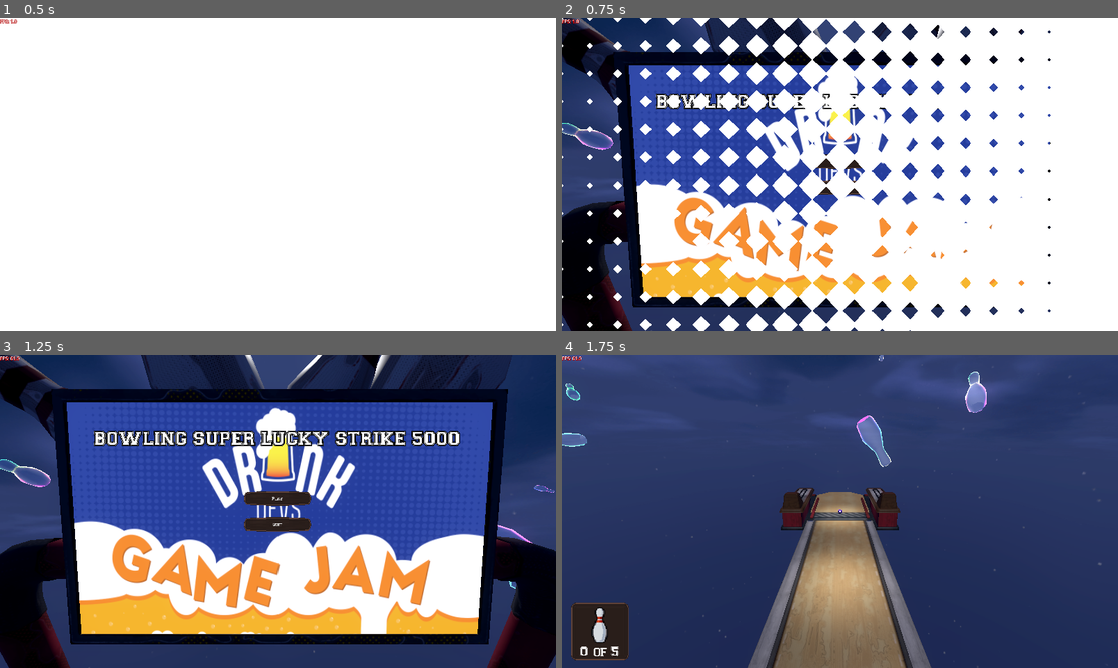
Above: before the commit, frames 1-4 (two rows, left to right).
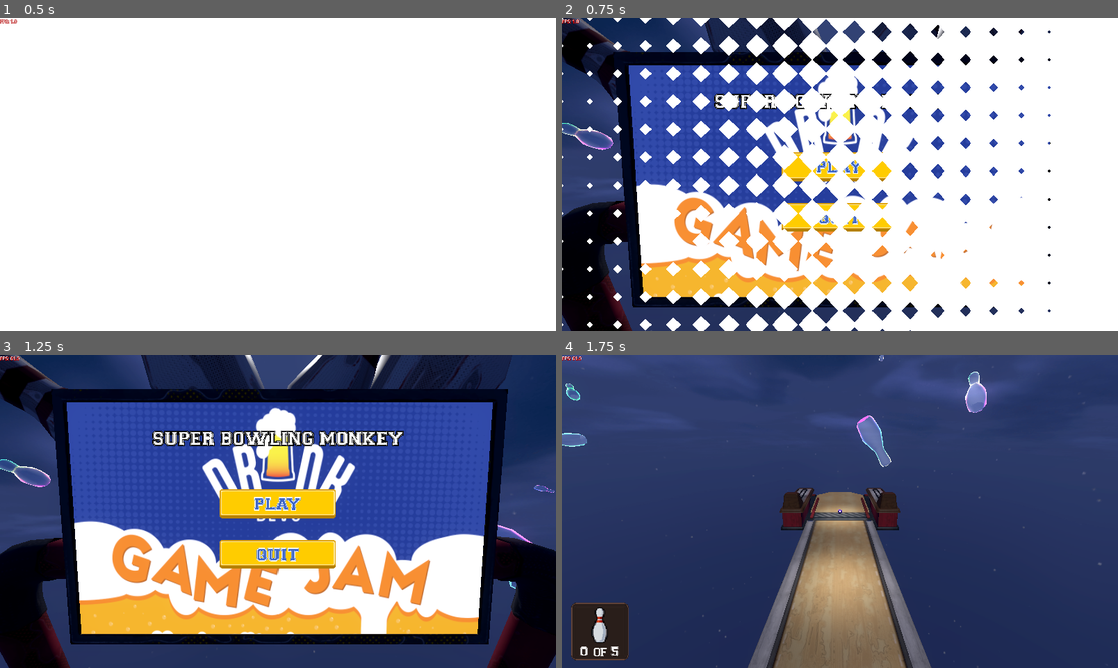
Above: after the commit, the same moments.

Repository: Cami-Cat/Dink-2026
Game: Godot game, scene res://Scenes/Core/GameCore/game_core.tscn
Two runs of this game, one before a commit and one after it. Both use one fixed random seed, a clock stepped at 60 frames per second and the inputs below. Sound files missing from this copy of the repository are replaced by a short silence.
Inputs (mouse positions are in pixels of both pictures, inside the frame that each line leads up to):
- Up to frame 1 (0.5 s): no input
- Up to frame 2 (0.75 s): tap Enter at 0.5 s; move the mouse to (962, 158) at 0.52 s; click (962, 158) at 0.6 s
- Up to frame 3 (1.25 s): no input
- Up to frame 4 (1.75 s): click "Play" (after the commit: "PLAY") at 1.25 s

Frame 1 is identical in both runs. In frame 2, 2.1% of the frame differs, in the area x 16-63%, y 24-69%; in frame 3, 6.7%, in the area x 16-83%, y 24-69%; in frame 4, nothing differs.

Commit message:
added drag tutorial

Diff:
--- a/Assets/Themes/Default.tres
+++ b/Assets/Themes/Default.tres
@@ -3,10 +3,20 @@
 [ext_resource type="FontFile" uid="uid://b7ul0wble7grr" path="res://Assets/Fonts/varsity_regular.ttf" id="1_qjduq"]
 [ext_resource type="StyleBox" uid="uid://3na6sgghdcma" path="res://Assets/Themes/style_box_textured_hovered.tres" id="2_ongpu"]
 [ext_resource type="StyleBox" uid="uid://w55skukmxr1f" path="res://Assets/Themes/style_box_textured_normal.tres" id="3_mkp3d"]
+[ext_resource type="StyleBox" uid="uid://7ewn350gtq6d" path="res://Assets/Themes/style_box_textured_pressed.tres" id="4_mkp3d"]
 
 [resource]
+Button/colors/font_color = Color(0.2418, 0.40325996, 0.78, 1)
+Button/colors/font_hover_color = Color(0.29639998, 0.44147998, 0.78, 1)
+Button/colors/font_hover_pressed_color = Color(0.20279999, 0.37595993, 0.78, 1)
+Button/colors/font_outline_color = Color(1, 1, 1, 1)
+Button/colors/font_pressed_color = Color(0.20392157, 0.3764706, 0.78039217, 1)
+Button/colors/icon_disabled_color = Color(1, 1, 1, 0.4)
+Button/constants/outline_size = 4
+Button/font_sizes/font_size = 64
 Button/fonts/font = ExtResource("1_qjduq")
 Button/styles/hover = ExtResource("2_ongpu")
 Button/styles/normal = ExtResource("3_mkp3d")
+Button/styles/pressed = ExtResource("4_mkp3d")
 Label/fonts/font = ExtResource("1_qjduq")
 RichTextLabel/fonts/normal_font = ExtResource("1_qjduq")
--- a/Assets/Themes/style_box_textured_hovered.tres
+++ b/Assets/Themes/style_box_textured_hovered.tres
@@ -1,6 +1,6 @@
 [gd_resource type="StyleBoxTexture" format=3 uid="uid://3na6sgghdcma"]
 
-[ext_resource type="Texture2D" uid="uid://bouuh5dsowx3w" path="res://Assets/Sprites/T_Brown_Rounded_9Rect.png" id="1_rjj71"]
+[ext_resource type="Texture2D" uid="uid://bvvyscv05hpub" path="res://Assets/Sprites/button_square_depth_flat.png" id="1_rjj71"]
 
 [resource]
 texture = ExtResource("1_rjj71")
--- a/Assets/Themes/style_box_textured_normal.tres
+++ b/Assets/Themes/style_box_textured_normal.tres
@@ -1,6 +1,6 @@
 [gd_resource type="StyleBoxTexture" format=3 uid="uid://w55skukmxr1f"]
 
-[ext_resource type="Texture2D" uid="uid://bouuh5dsowx3w" path="res://Assets/Sprites/T_Brown_Rounded_9Rect.png" id="1_wxd6i"]
+[ext_resource type="Texture2D" uid="uid://bvvyscv05hpub" path="res://Assets/Sprites/button_square_depth_flat.png" id="1_wxd6i"]
 
 [resource]
 texture = ExtResource("1_wxd6i")
--- /dev/null
+++ b/Assets/Themes/style_box_textured_pressed.tres
@@ -0,0 +1,11 @@
+[gd_resource type="StyleBoxTexture" format=3 uid="uid://7ewn350gtq6d"]
+
+[ext_resource type="Texture2D" uid="uid://bvvyscv05hpub" path="res://Assets/Sprites/button_square_depth_flat.png" id="1_lm2ru"]
+
+[resource]
+texture = ExtResource("1_lm2ru")
+texture_margin_left = 10.0
+texture_margin_top = 10.0
+texture_margin_right = 10.0
+texture_margin_bottom = 10.0
+modulate_color = Color(0.8, 0.8, 0.8, 1)
--- a/Scenes/BaseScene/scene_base_3d.tscn
+++ b/Scenes/BaseScene/scene_base_3d.tscn
@@ -29,13 +29,13 @@
 [ext_resource type="PackedScene" uid="uid://doiuexinwftmg" path="res://Scenes/Level/Objects/barrier.tscn" id="26_m675f"]
 [ext_resource type="PackedScene" uid="uid://c8nd7k5ttugqr" path="res://Scenes/Level/floating_pin.tscn" id="28_e2yef"]
 
+[sub_resource type="BoxShape3D" id="BoxShape3D_e2yef"]
+size = Vector3(76, 9.345, 1.595)
+
 [sub_resource type="BoxShape3D" id="BoxShape3D_7u8y2"]
 size = Vector3(76, 9.345, 1.595)
 
 [sub_resource type="BoxShape3D" id="BoxShape3D_db7i8"]
-size = Vector3(76, 9.345, 1.595)
-
-[sub_resource type="BoxShape3D" id="BoxShape3D_y52jt"]
 size = Vector3(76, 9.345, 1.595)
 
 [sub_resource type="BoxShape3D" id="BoxShape3D_htquy"]
@@ -53,11 +53,14 @@
 material = SubResource("StandardMaterial3D_usqqe")
 size = Vector2(10, 10)
 
+[sub_resource type="BoxShape3D" id="BoxShape3D_y52jt"]
+size = Vector3(10, 9.345, 1.595)
+
 [sub_resource type="BoxShape3D" id="BoxShape3D_wmubx"]
-size = Vector3(10, 9.345, 1.595)
+size = Vector3(500, 1, 500)
 
 [sub_resource type="BoxShape3D" id="BoxShape3D_76s2b"]
-size = Vector3(500, 1, 500)
+size = Vector3(500, 100, 1)
 
 [sub_resource type="BoxShape3D" id="BoxShape3D_pywqh"]
 size = Vector3(500, 100, 1)
@@ -66,9 +69,6 @@
 size = Vector3(500, 100, 1)
 
 [sub_resource type="BoxShape3D" id="BoxShape3D_44pwp"]
-size = Vector3(500, 100, 1)
-
-[sub_resource type="BoxShape3D" id="BoxShape3D_wlm4x"]
 size = Vector3(500, 100, 1)
 
 [sub_resource type="PanoramaSkyMaterial" id="PanoramaSkyMaterial_6opk0"]
@@ -118,8 +118,8 @@
 trigger_on_enter = [NodePath("../Pin Camera")]
 area_size = Vector3(76, 9.345, 1.595)
 
-[node name="@CollisionShape3D@23763" type="CollisionShape3D" parent="World Origin/Level/SideCamTriggerArea" unique_id=1668281743]
-shape = SubResource("BoxShape3D_7u8y2")
+[node name="@CollisionShape3D@121096" type="CollisionShape3D" parent="World Origin/Level/SideCamTriggerArea" unique_id=1689815769]
+shape = SubResource("BoxShape3D_e2yef")
 debug_color = Color(0.875, 0, 0.236, 1)
 
 [node name="Trigger Area2" parent="World Origin/Level" unique_id=1637487406 node_paths=PackedStringArray("trigger_on_enter") instance=ExtResource("7_ekuh2")]
@@ -127,8 +127,8 @@
 trigger_on_enter = [NodePath("../Pusher"), NodePath("../../../Barrier")]
 area_size = Vector3(76, 9.345, 1.595)
 
-[node name="@CollisionShape3D@23765" type="CollisionShape3D" parent="World Origin/Level/Trigger Area2" unique_id=588453241]
-shape = SubResource("BoxShape3D_db7i8")
+[node name="@CollisionShape3D@121098" type="CollisionShape3D" parent="World Origin/Level/Trigger Area2" unique_id=1524428843]
+shape = SubResource("BoxShape3D_7u8y2")
 debug_color = Color(0.875, 0, 0.236, 1)
 
 [node name="Trigger Area3" parent="World Origin/Level" unique_id=491828337 node_paths=PackedStringArray("trigger_on_enter") instance=ExtResource("7_ekuh2")]
@@ -136,8 +136,8 @@
 trigger_on_enter = [NodePath("../Pusher2")]
 area_size = Vector3(76, 9.345, 1.595)
 
-[node name="@CollisionShape3D@23767" type="CollisionShape3D" parent="World Origin/Level/Trigger Area3" unique_id=535669595]
-shape = SubResource("BoxShape3D_y52jt")
+[node name="@CollisionShape3D@121100" type="CollisionShape3D" parent="World Origin/Level/Trigger Area3" unique_id=379029592]
+shape = SubResource("BoxShape3D_db7i8")
 debug_color = Color(0.875, 0, 0.236, 1)
 
 [node name="Pusher" parent="World Origin/Level" unique_id=2033328119 instance=ExtResource("7_4l7u4")]
@@ -233,8 +233,8 @@
 trigger_on_enter = [NodePath("../CrowdOh")]
 area_size = Vector3(10, 9.345, 1.595)
 
-[node name="@CollisionShape3D@23769" type="CollisionShape3D" parent="World Origin/Level/CrowdExcitmentTrigger" unique_id=1747691921]
-shape = SubResource("BoxShape3D_wmubx")
+[node name="@CollisionShape3D@121102" type="CollisionShape3D" parent="World Origin/Level/CrowdExcitmentTrigger" unique_id=972585270]
+shape = SubResource("BoxShape3D_y52jt")
 debug_color = Color(0.875, 0, 0.236, 1)
 
 [node name="CrowdOh" parent="World Origin/Level" unique_id=1755318309 instance=ExtResource("12_17h01")]
@@ -254,8 +254,8 @@
 area_size = Vector3(500, 1, 500)
 metadata/_custom_type_script = "uid://sydlavbpat37"
 
-[node name="@CollisionShape3D@23771" type="CollisionShape3D" parent="World Origin/Level/CrowdSadTriggers/CrowdSadTrigger" unique_id=1191060204]
-shape = SubResource("BoxShape3D_76s2b")
+[node name="@CollisionShape3D@121104" type="CollisionShape3D" parent="World Origin/Level/CrowdSadTriggers/CrowdSadTrigger" unique_id=684783035]
+shape = SubResource("BoxShape3D_wmubx")
 debug_color = Color(0.875, 0, 0.236, 1)
 
 [node name="CrowdSadTrigger2" type="Area3D" parent="World Origin/Level/CrowdSadTriggers" unique_id=915021751 node_paths=PackedStringArray("trigger_on_enter")]
@@ -265,8 +265,8 @@
 area_size = Vector3(500, 100, 1)
 metadata/_custom_type_script = "uid://sydlavbpat37"
 
-[node name="@CollisionShape3D@23773" type="CollisionShape3D" parent="World Origin/Level/CrowdSadTriggers/CrowdSadTrigger2" unique_id=1924259291]
-shape = SubResource("BoxShape3D_pywqh")
+[node name="@CollisionShape3D@121106" type="CollisionShape3D" parent="World Origin/Level/CrowdSadTriggers/CrowdSadTrigger2" unique_id=1428453044]
+shape = SubResource("BoxShape3D_76s2b")
 debug_color = Color(0.875, 0, 0.236, 1)
 
 [node name="CrowdSadTrigger3" type="Area3D" parent="World Origin/Level/CrowdSadTriggers" unique_id=380227913 node_paths=PackedStringArray("trigger_on_enter")]
@@ -276,8 +276,8 @@
 area_size = Vector3(500, 100, 1)
 metadata/_custom_type_script = "uid://sydlavbpat37"
 
-[node name="@CollisionShape3D@23775" type="CollisionShape3D" parent="World Origin/Level/CrowdSadTriggers/CrowdSadTrigger3" unique_id=892193408]
-shape = SubResource("BoxShape3D_3abxi")
+[node name="@CollisionShape3D@121108" type="CollisionShape3D" parent="World Origin/Level/CrowdSadTriggers/CrowdSadTrigger3" unique_id=251561201]
+shape = SubResource("BoxShape3D_pywqh")
 debug_color = Color(0.875, 0, 0.236, 1)
 
 [node name="CrowdSadTrigger4" type="Area3D" parent="World Origin/Level/CrowdSadTriggers" unique_id=1221295009 node_paths=PackedStringArray("trigger_on_enter")]
@@ -287,8 +287,8 @@
 area_size = Vector3(500, 100, 1)
 metadata/_custom_type_script = "uid://sydlavbpat37"
 
-[node name="@CollisionShape3D@23777" type="CollisionShape3D" parent="World Origin/Level/CrowdSadTriggers/CrowdSadTrigger4" unique_id=1651704200]
-shape = SubResource("BoxShape3D_44pwp")
+[node name="@CollisionShape3D@121110" type="CollisionShape3D" parent="World Origin/Level/CrowdSadTriggers/CrowdSadTrigger4" unique_id=1682052774]
+shape = SubResource("BoxShape3D_3abxi")
 debug_color = Color(0.875, 0, 0.236, 1)
 
 [node name="CrowdSadTrigger5" type="Area3D" parent="World Origin/Level/CrowdSadTriggers" unique_id=1013830359 node_paths=PackedStringArray("trigger_on_enter")]
@@ -298,8 +298,8 @@
 area_size = Vector3(500, 100, 1)
 metadata/_custom_type_script = "uid://sydlavbpat37"
 
-[node name="@CollisionShape3D@23779" type="CollisionShape3D" parent="World Origin/Level/CrowdSadTriggers/CrowdSadTrigger5" unique_id=594956285]
-shape = SubResource("BoxShape3D_wlm4x")
+[node name="@CollisionShape3D@121112" type="CollisionShape3D" parent="World Origin/Level/CrowdSadTriggers/CrowdSadTrigger5" unique_id=1510848656]
+shape = SubResource("BoxShape3D_44pwp")
 debug_color = Color(0.875, 0, 0.236, 1)
 
 [node name="WorldEnvironment" type="WorldEnvironment" parent="World Origin" unique_id=333920919]
--- a/Scenes/UI/menu.tscn
+++ b/Scenes/UI/menu.tscn
@@ -42,7 +42,7 @@
 theme_override_colors/font_outline_color = Color(0, 0, 0, 1)
 theme_override_constants/outline_size = 10
 theme_override_font_sizes/font_size = 70
-text = "BOWLING SUPER LUCKY STRIKE 5000"
+text = "SUPER BOWLING MONKEY"
 horizontal_alignment = 1
 vertical_alignment = 1
 
@@ -67,27 +67,28 @@
 anchor_top = 0.5
 anchor_right = 0.5
 anchor_bottom = 0.5
-offset_left = -115.0
-offset_top = -146.69998
-offset_right = 115.0
-offset_bottom = 150.0
+offset_left = -200.0
+offset_top = -87.69998
+offset_right = 200.0
+offset_bottom = 209.0
 grow_horizontal = 2
 grow_vertical = 2
 theme_override_constants/separation = 19
 alignment = 1
 
 [node name="Play" type="Button" parent="Buttons/VBoxContainer" unique_id=406285841]
-custom_minimum_size = Vector2(150, 50)
+custom_minimum_size = Vector2(400, 50)
 layout_mode = 2
 size_flags_vertical = 0
 theme = ExtResource("2_uk6bn")
-text = "Play"
+text = "PLAY"
 
 [node name="Space" type="Control" parent="Buttons/VBoxContainer" unique_id=588244917]
+custom_minimum_size = Vector2(0, 36.215)
 layout_mode = 2
 
 [node name="Quit" type="Button" parent="Buttons/VBoxContainer" unique_id=806765100]
 custom_minimum_size = Vector2(150, 50)
 layout_mode = 2
 theme = ExtResource("2_uk6bn")
-text = "Quit"
+text = "QUIT"
--- /dev/null
+++ b/Scenes/UI/tutorial_node.gd
@@ -0,0 +1,38 @@
+extends Control
+
+@onready var scene:SceneBase3D = get_tree().get_first_node_in_group(SceneBase3D.SCENE_GROUP)
+@onready var player:CharacterController = get_tree().get_first_node_in_group(CharacterController.CHARACTER_GROUP_NAME)
+@onready var start_position:Vector2 = position
+var active:bool = true
+var tween:Tween
+
+func _ready() -> void:
+	hide()
+	scene.play_pressed.connect(_handle_play_pressed)
+	player.clicked_at.connect(_handle_player_clicked)
+
+func _handle_play_pressed():
+	await get_tree().create_timer(5.0).timeout
+	if active:
+		_play_anim()
+	pass
+
+func _handle_player_clicked(..._args):
+	active = false
+	if tween:
+		if tween.is_running():
+			tween.kill()
+			hide()
+	pass
+
+func _play_anim():
+	tween = get_tree().create_tween()
+	tween.tween_callback(show)
+	tween.tween_property(self,"scale",Vector2(1.0,1.0),0.5)
+	tween.tween_property(self,"position",start_position + Vector2(0,200),2.0)
+	tween.tween_property(self,"scale",Vector2(0.0,0.0),0.5)
+	tween.tween_callback(hide)
+	await tween.finished
+	position = start_position
+	if active:
+		_play_anim()
--- /dev/null
+++ b/Scenes/UI/tutorial_node.tscn
@@ -0,0 +1,27 @@
+[gd_scene format=3 uid="uid://hv6hbj7xyn24"]
+
+[ext_resource type="Script" uid="uid://yi1xt0chh8sc" path="res://Scenes/UI/tutorial_node.gd" id="1_8ib2s"]
+[ext_resource type="Texture2D" uid="uid://wrcnidl32vjd" path="res://Assets/Sprites/mouse_left.png" id="1_w0o5r"]
+
+[node name="TutorialNode" type="Control" unique_id=1695356432]
+custom_minimum_size = Vector2(128, 128)
+layout_mode = 3
+anchors_preset = 8
+anchor_left = 0.5
+anchor_top = 0.5
+anchor_right = 0.5
+anchor_bottom = 0.5
+grow_horizontal = 2
+grow_vertical = 2
+scale = Vector2(1e-05, 1e-05)
+script = ExtResource("1_8ib2s")
+
+[node name="MouseIcon" type="TextureRect" parent="." unique_id=339698782]
+layout_mode = 1
+anchors_preset = 15
+anchor_right = 1.0
+anchor_bottom = 1.0
+grow_horizontal = 2
+grow_vertical = 2
+texture = ExtResource("1_w0o5r")
+expand_mode = 1
--- a/Scenes/UI/ui_main.tscn
+++ b/Scenes/UI/ui_main.tscn
@@ -4,6 +4,7 @@
 [ext_resource type="PackedScene" uid="uid://b588lkljesnen" path="res://Scenes/UI/Camera/camera_zoom.tscn" id="2_pclsy"]
 [ext_resource type="PackedScene" uid="uid://c5b1bjg5r2xkw" path="res://Scenes/UI/Camera/camera_rotate.tscn" id="3_b2hoh"]
 [ext_resource type="PackedScene" uid="uid://bgvics4yayohv" path="res://Scenes/UI/Game/pin_tracker.tscn" id="4_h3s1k"]
+[ext_resource type="PackedScene" uid="uid://hv6hbj7xyn24" path="res://Scenes/UI/tutorial_node.tscn" id="5_rad5t"]
 
 [node name="UiMain" type="Control" unique_id=276468403]
 layout_mode = 3
@@ -45,3 +46,10 @@
 grow_horizontal = 1
 grow_vertical = 0
 mouse_filter = 2
+
+[node name="TutorialNode" parent="Control" unique_id=1695356432 instance=ExtResource("5_rad5t")]
+layout_mode = 1
+offset_left = 195.0
+offset_top = -140.0
+offset_right = 323.0
+offset_bottom = -12.0
Binary file added: Assets/Sprites/T_Pin_Icon.ico
Binary file added: Assets/Sprites/button_square_depth_flat.png
Not shown, added: Assets/Sprites/button_square_depth_flat.png.import
Binary file added: Assets/Sprites/mouse_left.png
Not shown, added: Assets/Sprites/mouse_left.png.import
Not shown, added: Scenes/UI/tutorial_node.gd.uid
Not shown, added: export_presets.cfg
Not shown, added: SuperBowlingMonkey.pck
Not shown, added: SuperBowlingMonkey_prebuild.zip
